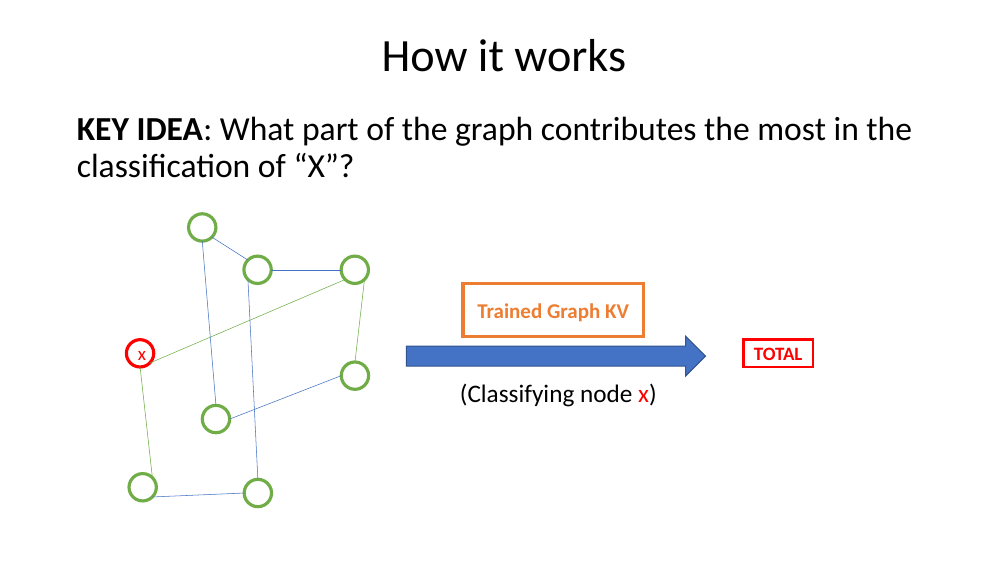
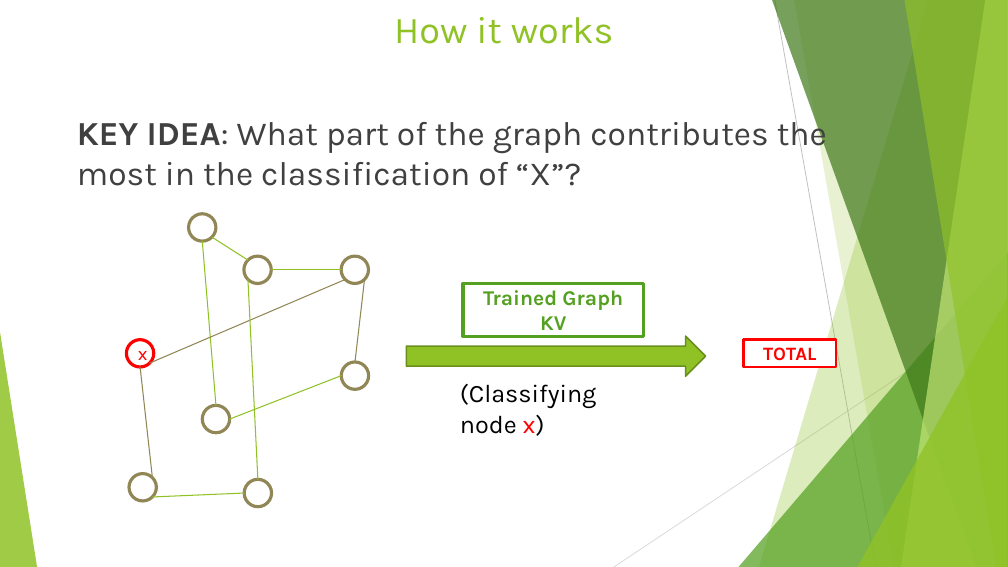
Before and after one commit to bql20000/Full_Flax, a slide deck: slide 18 of KV3 - Fullflax.pptx (slide 13 before the commit). Drawn at 1008x567 pixels with LibreOffice and Linux fonts; fonts in the diff are those of the drawing. Boxes give left, top, right and bottom in pixels: in the first picture for what was removed or moved away, otherwise in the second. Text is boxed around its words. In the diff, an @@ line names an element or a change of style, - is before the commit and + after.

```diff
--- a/KV3 - Fullflax.pptx
+++ b/KV3 - Fullflax.pptx
@@ title "How it works" at bbox=[394, 17, 614, 44]: size 44 to 36 pt, font Calibri to Karla, text colour #000000 to #90C226; line spacing 0.9 to 1; vertical alignment middle to top @@
@@ text "KEY IDEA: What part of ..." at bbox=[77, 115, 827, 186]: font Calibri to Karla, text colour #000000 to #404040; line spacing 0.9 to 1 @@
@@ line (248, 260) - (212, 237): stroke #4472C4 0.5 pt to #90C226 1 pt @@
@@ line (203, 241) - (216, 405): stroke #4472C4 0.5 pt to #90C226 1 pt @@
@@ line (150, 363) - (346, 280): stroke #70AD47 0.5 pt to #918655 1 pt @@
@@ line (248, 280) - (258, 479): stroke #4472C4 0.5 pt to #90C226 1 pt @@
@@ line (271, 270) - (341, 270): stroke #4472C4 0.5 pt to #90C226 1 pt @@
@@ line (364, 280) - (355, 362): stroke #70AD47 0.5 pt to #918655 1 pt @@
@@ rectangle "Trained Graph KV" at bbox=[463, 284, 644, 337]: font Calibri to Karla, text colour #ED7D31 to #54A021; outline #ED7D31 3 pt to #54A021 3 pt @@
@@ group added at bbox=[0, 0, 1008, 567]: 5 freeform shapes, 3 triangles, 2 lines @@
@@ right arrow at bbox=[407, 337, 706, 377]: fill #4472C4 to #90C226; outline #325491 1 pt to #6B901C 1.5 pt @@
@@ font Calibri to Karla in 3 elements at bbox=[126, 340, 154, 367], bbox=[460, 384, 597, 436], bbox=[744, 340, 836, 367] @@
@@ rectangle "TOTAL": place and size @@
-rectangle "TOTAL" at bbox=[744, 340, 814, 367]
+rectangle "TOTAL" at bbox=[744, 340, 836, 367]
@@ line (153, 478) - (140, 368): stroke #70AD47 0.5 pt to #918655 1 pt @@
@@ line (230, 419) - (341, 376): stroke #4472C4 0.5 pt to #90C226 1 pt @@
@@ outline #70AD47 3 pt to #918655 3 pt in 7 elements at bbox=[188, 214, 216, 241], bbox=[341, 362, 368, 389], bbox=[244, 256, 271, 284], bbox=[129, 473, 157, 501], bbox=[203, 405, 230, 433], bbox=[341, 256, 368, 284], bbox=[244, 479, 271, 507] @@
@@ line (153, 497) - (244, 493): stroke #4472C4 0.5 pt to #90C226 1 pt @@
```
Also in this commit, not shown: 16 other slides changed, 6 slides added.
